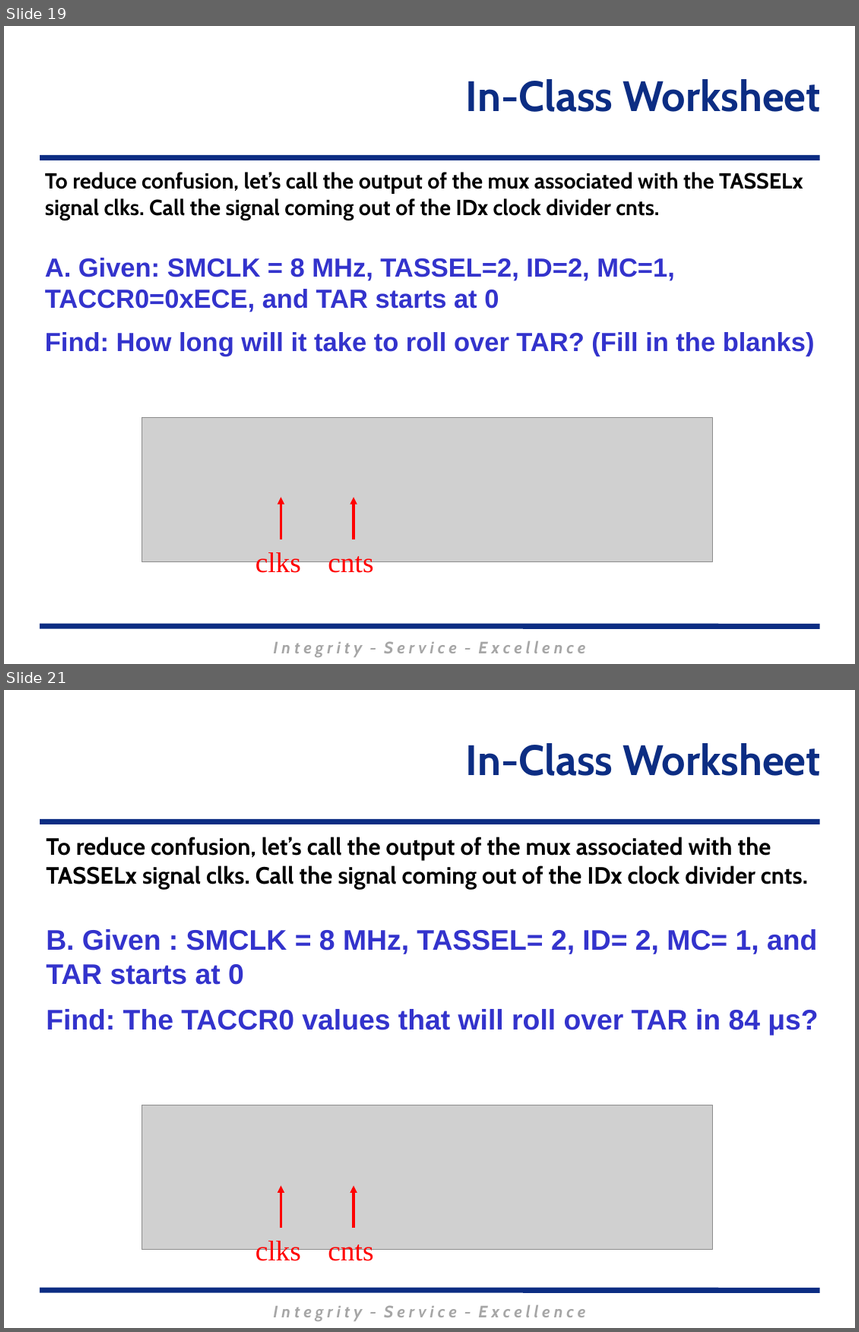
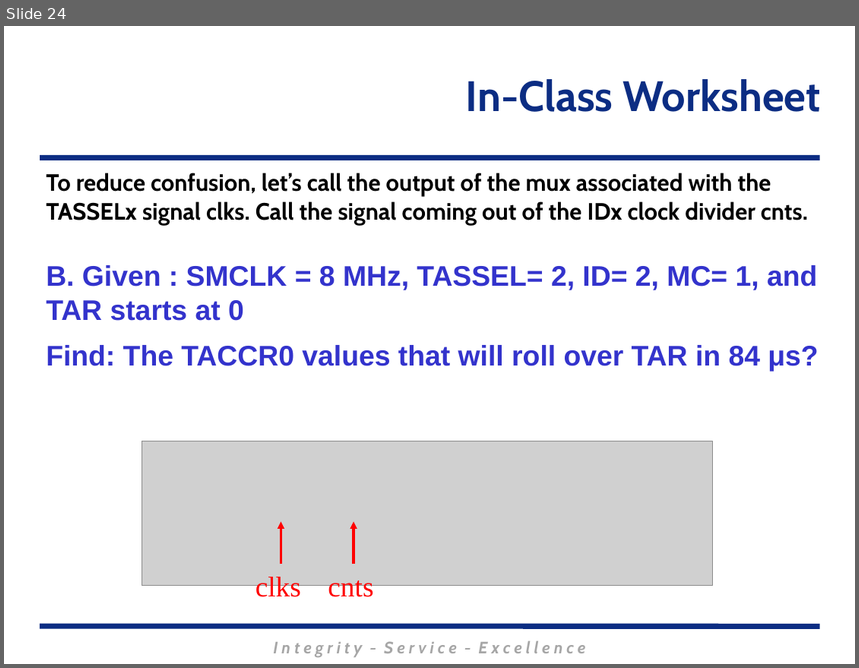
Before and after one commit to MarsUniversity/ECE382, a slide deck: source/lessons/lsn26-27/Lsn26-27.pptx. Shown one above the other, each under a label of ours: slides 19 and 21 before the commit, slide 24 after it; the slides between them are not shown. The pictures are 859x1332 and 859x668 pixels, drawn with LibreOffice and Linux fonts; fonts in the diff are those of the drawing; grey boxes stand for pictures; background and template pictures are left out. Boxes give left, top, right and bottom in pixels: in the first picture for what was removed or moved away, otherwise in the second. Text is boxed around its words. In the diff, an @@ line names an element or a change of style, - is before the commit and + after.

```diff
--- a/source/lessons/lsn26-27/Lsn26-27.pptx
+++ b/source/lessons/lsn26-27/Lsn26-27.pptx
@@ slide 19 removed at (x1=4, y1=26, x2=855, y2=664), background #FFFFFF; not listed: 3 template elements that a slide beside it also shows @@
@@ title removed at (x1=466, y1=79, x2=821, y2=112) @@
-In-Class Worksheet
@@ text removed at (x1=45, y1=172, x2=815, y2=357) @@
-To reduce confusion, let’s call the output of the mux associated with the TASSELx signal clks. Call the signal coming out of the IDx clock divider cnts.
-A. Given: SMCLK = 8 MHz, TASSEL=2, ID=2, MC=1, TACCR0=0xECE, and TAR starts at 0
-Find: How long will it take to roll over TAR? (Fill in the blanks)
@@ picture removed at (x1=142, y1=417, x2=713, y2=563) @@
@@ arrow removed from (281, 540) to (281, 497) @@
@@ arrow removed from (354, 540) to (354, 497) @@
@@ text removed at (x1=256, y1=550, x2=301, y2=578) @@
-clks
@@ text removed at (x1=328, y1=550, x2=373, y2=578) @@
-cnts
@@ what was slide 21 is now slide 24 @@
```
Also in this commit, not shown: 4 slides changed, 4 slides added, 3 other files.
